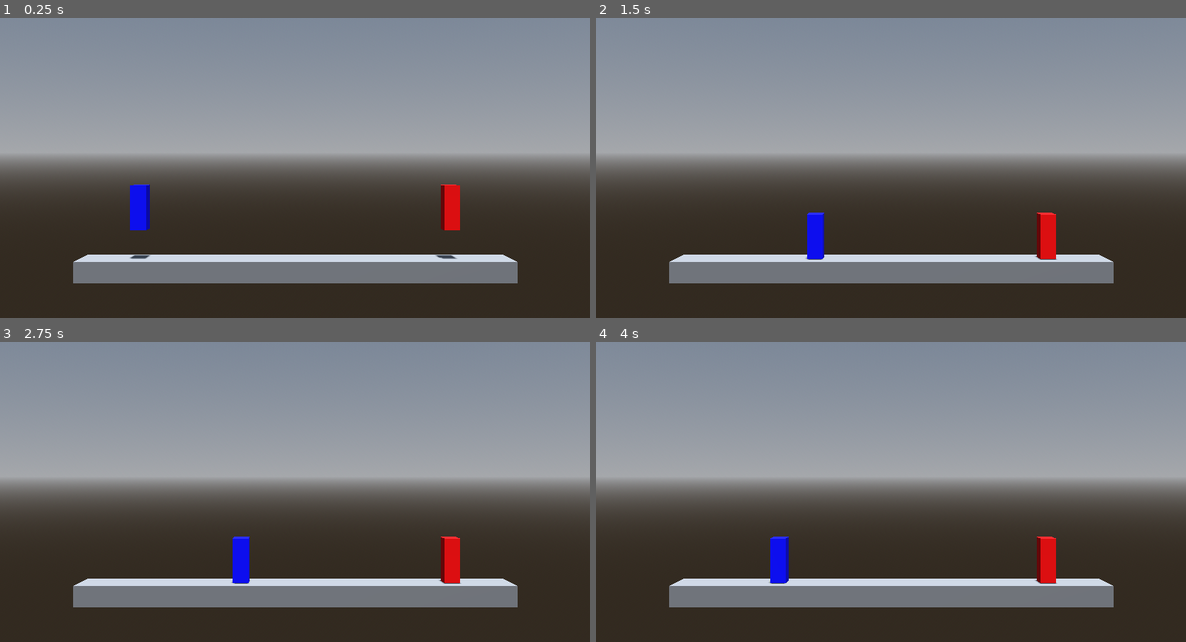
Above: before the commit, frames 1-4 (two rows, left to right).
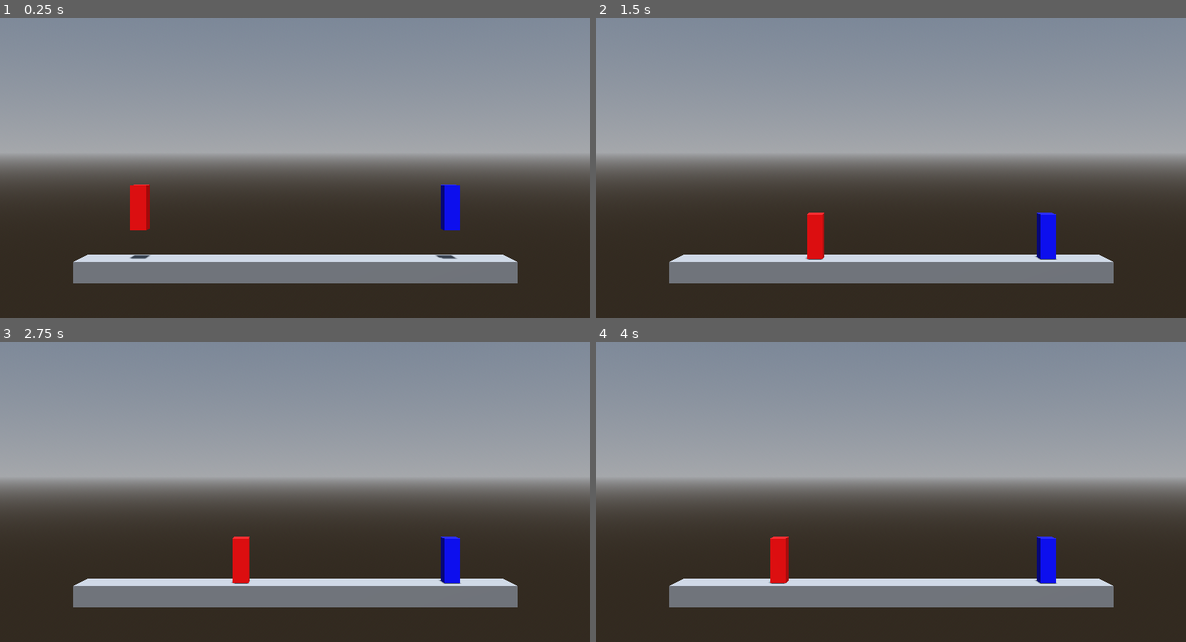
Above: after the commit, the same moments.

Repository: CocoMarck/SuperSmashTux
Game: Godot game, scene res://scenes/main.tscn
Same seed, same stepped clock (60 frames per second), same inputs: the game is played once before the commit and once after it. Before the commit the project starts from res://Scenes/Game.tscn.
Inputs:
- Up to frame 1 (0.25 s): no input
- Up to frame 2 (1.5 s): hold D 0.53-1.28 s; hold A from 1.28 s (still down)
- Up to frame 3 (2.75 s): release A at 2.03 s; hold D from 2.03 s (still down)
- Up to frame 4 (4 s): release D at 2.78 s; hold W 2.78-3.53 s; tap Enter at 3.5 s; hold A from 3.53 s (still down)

The runs differ from the first frame. In frame 1, 1.0% of the frame differs, in the area x 22-78%, y 55-71%; in frame 2, 0.9%; in frame 3, 0.9%; in frame 4, 1.0%.

Commit message:
uml structure, character el papa de todos

Diff:
--- a/Scenes/Game.tscn
+++ /dev/null
@@ -1,46 +0,0 @@
-[gd_scene format=3 uid="uid://dkpng3ohg1ql1"]
-
-[ext_resource type="PackedScene" uid="uid://de4tgdk06il7y" path="res://Scenes/Objects/player.tscn" id="1_ebmjs"]
-[ext_resource type="Environment" uid="uid://lit05fb87j4a" path="res://environments/env_game.tres" id="2_qxrlw"]
-
-[sub_resource type="CameraAttributesPractical" id="CameraAttributesPractical_gl6un"]
-
-[sub_resource type="BoxShape3D" id="BoxShape3D_bkxvp"]
-size = Vector3(41.528046, 2, 4)
-
-[sub_resource type="BoxMesh" id="BoxMesh_o7g8m"]
-size = Vector3(41.53715, 2, 4)
-
-[node name="Main" type="Node" unique_id=1119345977]
-
-[node name="WorldEnvironment" type="WorldEnvironment" parent="." unique_id=986018196]
-environment = ExtResource("2_qxrlw")
-camera_attributes = SubResource("CameraAttributesPractical_gl6un")
-
-[node name="DirectionalLight3D" type="DirectionalLight3D" parent="." unique_id=1209438478]
-transform = Transform3D(0.99935186, 1.1327209e-08, 0.0359984, -0.035516914, 0.16300808, 0.9859853, -0.005868019, -0.9866248, 0.16290243, 0, 11.2912, 0)
-shadow_enabled = true
-
-[node name="CameraPivot" type="Marker3D" parent="." unique_id=1550034331]
-
-[node name="Camera3D" type="Camera3D" parent="CameraPivot" unique_id=583411287]
-transform = Transform3D(1, 0, 0, 0, 1, 0, 0, 0, 1, -0.020214915, 10.238355, 59.83735)
-fov = 30.0
-size = 25.418
-
-[node name="Ground" type="StaticBody3D" parent="." unique_id=64168988]
-transform = Transform3D(1, 0, 0, 0, 1, 0, 0, 0, 1, 0, -1, 0)
-
-[node name="CollisionShape3D" type="CollisionShape3D" parent="Ground" unique_id=1532467095]
-transform = Transform3D(1, 0, 0, 0, 1, 0, 0, 0, 1, -0.016799927, 0, 0)
-shape = SubResource("BoxShape3D_bkxvp")
-
-[node name="MeshInstance3D" type="MeshInstance3D" parent="Ground" unique_id=2124560518]
-mesh = SubResource("BoxMesh_o7g8m")
-
-[node name="Player1" parent="." unique_id=9210622 instance=ExtResource("1_ebmjs")]
-transform = Transform3D(3, 0, 0, 0, 3, 0, 0, 0, 3, -15, 7.076, 0)
-
-[node name="Player2" parent="." unique_id=1153622412 instance=ExtResource("1_ebmjs")]
-transform = Transform3D(3, 0, 0, 0, 3, 0, 0, 0, 3, 15, 7.076, 0)
-player_id = 1
--- a/Scenes/Objects/player.tscn
+++ /dev/null
@@ -1,28 +0,0 @@
-[gd_scene format=3 uid="uid://de4tgdk06il7y"]
-
-[ext_resource type="Script" uid="uid://bygvcsy0b1osw" path="res://Scripts/player.gd" id="1_x23co"]
-[ext_resource type="Material" uid="uid://dn2jv3t2f4mog" path="res://Materials/mat_blue.tres" id="2_kvv6r"]
-[ext_resource type="Material" uid="uid://d3u0maubo42gx" path="res://Materials/mat_red.tres" id="3_picsy"]
-
-[sub_resource type="BoxMesh" id="BoxMesh_xr3lx"]
-size = Vector3(0.5, 1.4297851, 0.5)
-
-[sub_resource type="CapsuleShape3D" id="CapsuleShape3D_ycn7k"]
-radius = 0.25
-height = 1.45
-
-[node name="Player" type="CharacterBody3D" unique_id=1153622412]
-script = ExtResource("1_x23co")
-mat_player_1 = ExtResource("2_kvv6r")
-mat_player_2 = ExtResource("3_picsy")
-
-[node name="Pivot" type="Node3D" parent="." unique_id=1550319720]
-
-[node name="Character" type="MeshInstance3D" parent="Pivot" unique_id=1703105675]
-transform = Transform3D(1, 0, 0, 0, 1, 0, 0, 0, 1, 0, -0.18510741, 0)
-mesh = SubResource("BoxMesh_xr3lx")
-skeleton = NodePath("../..")
-
-[node name="CollisionShape3D" type="CollisionShape3D" parent="." unique_id=1753975885]
-transform = Transform3D(1, 0, 0, 0, 1, 0, 0, 0, 1, 0, -0.18193358, 0)
-shape = SubResource("CapsuleShape3D_ycn7k")
--- a/environments/env_game.tres
+++ b/environments/env_game.tres
@@ -7,5 +7,5 @@
 
 [resource]
 background_mode = 2
-background_color = Color(0.36282945, 0.36282948, 0.36282936, 1)
+background_color = Color(0.362829, 0.362829, 0.362829, 1)
 sky = SubResource("Sky_kpc6n")
--- /dev/null
+++ b/prefabs/character.tscn
@@ -0,0 +1,24 @@
+[gd_scene load_steps=4 format=3 uid="uid://de4tgdk06il7y"]
+
+[ext_resource type="Script" path="res://scripts/character.gd" id="1_pkgsf"]
+
+[sub_resource type="BoxMesh" id="BoxMesh_xr3lx"]
+size = Vector3(0.5, 1.42979, 0.5)
+
+[sub_resource type="CapsuleShape3D" id="CapsuleShape3D_ycn7k"]
+radius = 0.25
+height = 1.45
+
+[node name="Character" type="CharacterBody3D"]
+script = ExtResource("1_pkgsf")
+
+[node name="Pivot" type="Node3D" parent="."]
+
+[node name="CharacterMesh" type="MeshInstance3D" parent="Pivot"]
+transform = Transform3D(1, 0, 0, 0, 1, 0, 0, 0, 1, 0, -0.185107, 0)
+mesh = SubResource("BoxMesh_xr3lx")
+skeleton = NodePath("../..")
+
+[node name="CollisionShape3D" type="CollisionShape3D" parent="."]
+transform = Transform3D(1, 0, 0, 0, 1, 0, 0, 0, 1, 0, -0.181934, 0)
+shape = SubResource("CapsuleShape3D_ycn7k")
--- a/project.godot
+++ b/project.godot
@@ -15,8 +15,8 @@
 [application]
 
 config/name="SuperSmashTux"
-run/main_scene="res://Scenes/game.tscn"
-config/features=PackedStringArray("4.7", "Forward Plus")
+run/main_scene="res://scenes/main.tscn"
+config/features=PackedStringArray("4.3", "Forward Plus")
 config/icon="uid://cbnddvxbwvp0a"
 
 [dotnet]
--- /dev/null
+++ b/scenes/main.tscn
@@ -0,0 +1,52 @@
+[gd_scene load_steps=8 format=3 uid="uid://dkpng3ohg1ql1"]
+
+[ext_resource type="Environment" uid="uid://lit05fb87j4a" path="res://environments/env_game.tres" id="1_jpm03"]
+[ext_resource type="PackedScene" uid="uid://de4tgdk06il7y" path="res://prefabs/character.tscn" id="2_1gtf4"]
+[ext_resource type="Material" uid="uid://d3u0maubo42gx" path="res://materials/mat_red.tres" id="3_8xqmq"]
+[ext_resource type="Material" uid="uid://dn2jv3t2f4mog" path="res://materials/mat_blue.tres" id="4_gp5m7"]
+
+[sub_resource type="CameraAttributesPractical" id="CameraAttributesPractical_gl6un"]
+
+[sub_resource type="BoxShape3D" id="BoxShape3D_bkxvp"]
+size = Vector3(41.528, 2, 4)
+
+[sub_resource type="BoxMesh" id="BoxMesh_o7g8m"]
+size = Vector3(41.5372, 2, 4)
+
+[node name="Main" type="Node"]
+
+[node name="WorldEnvironment" type="WorldEnvironment" parent="."]
+environment = ExtResource("1_jpm03")
+camera_attributes = SubResource("CameraAttributesPractical_gl6un")
+
+[node name="DirectionalLight3D" type="DirectionalLight3D" parent="."]
+transform = Transform3D(0.999352, 1.13272e-08, 0.0359984, -0.0355169, 0.163008, 0.985985, -0.00586802, -0.986625, 0.162902, 0, 11.2912, 0)
+shadow_enabled = true
+
+[node name="CameraPivot" type="Marker3D" parent="."]
+
+[node name="Camera3D" type="Camera3D" parent="CameraPivot"]
+transform = Transform3D(1, 0, 0, 0, 1, 0, 0, 0, 1, -0.0202149, 10.2384, 59.8373)
+fov = 30.0
+size = 25.418
+
+[node name="Ground" type="StaticBody3D" parent="."]
+transform = Transform3D(1, 0, 0, 0, 1, 0, 0, 0, 1, 0, -1, 0)
+
+[node name="CollisionShape3D" type="CollisionShape3D" parent="Ground"]
+transform = Transform3D(1, 0, 0, 0, 1, 0, 0, 0, 1, -0.0167999, 0, 0)
+shape = SubResource("BoxShape3D_bkxvp")
+
+[node name="MeshInstance3D" type="MeshInstance3D" parent="Ground"]
+mesh = SubResource("BoxMesh_o7g8m")
+
+[node name="Player1" parent="." instance=ExtResource("2_1gtf4")]
+transform = Transform3D(3, 0, 0, 0, 3, 0, 0, 0, 3, -15, 7.076, 0)
+mat_player_1 = ExtResource("3_8xqmq")
+mat_player_2 = ExtResource("4_gp5m7")
+
+[node name="Player2" parent="." instance=ExtResource("2_1gtf4")]
+transform = Transform3D(3, 0, 0, 0, 3, 0, 0, 0, 3, 15, 7.076, 0)
+player_id = 1
+mat_player_1 = ExtResource("3_8xqmq")
+mat_player_2 = ExtResource("4_gp5m7")
--- a/Scripts/player.gd
+++ b/scripts/character.gd
@@ -18,9 +18,9 @@
 	# Cambiar el color del jugador dependiendo su ID.
 	match player_id:
 		PlayerId.PLAYER_1:
-			$Pivot/Character.material_override = mat_player_1
+			$Pivot/CharacterMesh.material_override = mat_player_1
 		PlayerId.PLAYER_2:
-			$Pivot/Character.material_override = mat_player_2
+			$Pivot/CharacterMesh.material_override = mat_player_2
 
 # Funcion de procesamiento de fisicas. Tambien tiene metido el movimiento.
 func _physics_process(delta):
Not shown: 1 places in environments/env_game.tres that only renumber resources
Not shown, changed: icon.png.import
Renamed: Materials/mat_blue.tres -> materials/mat_blue.tres
Renamed: Materials/mat_red.tres -> materials/mat_red.tres
Renamed: Scripts/player.gd.uid -> scripts/player.gd.uid
Not shown, changed: AGENTS.md
Not shown, added: docs/uml-arquitectura.md
